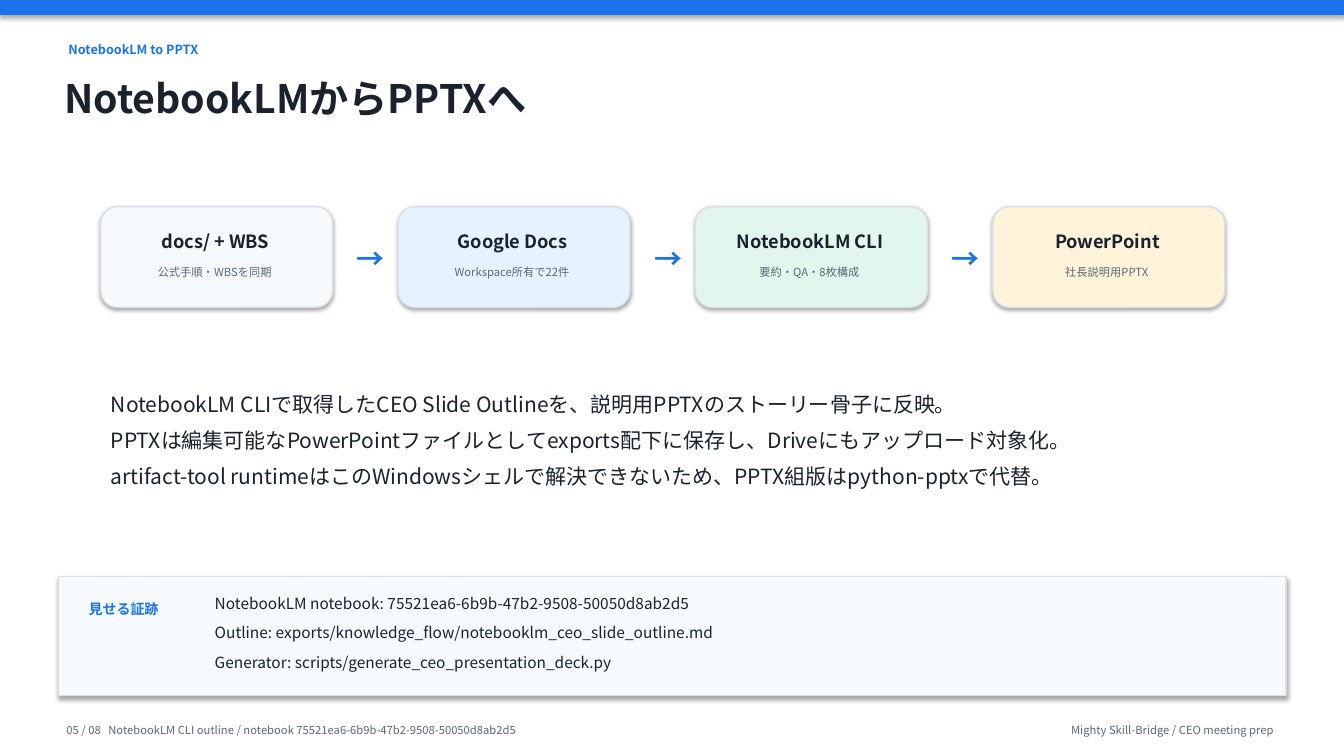
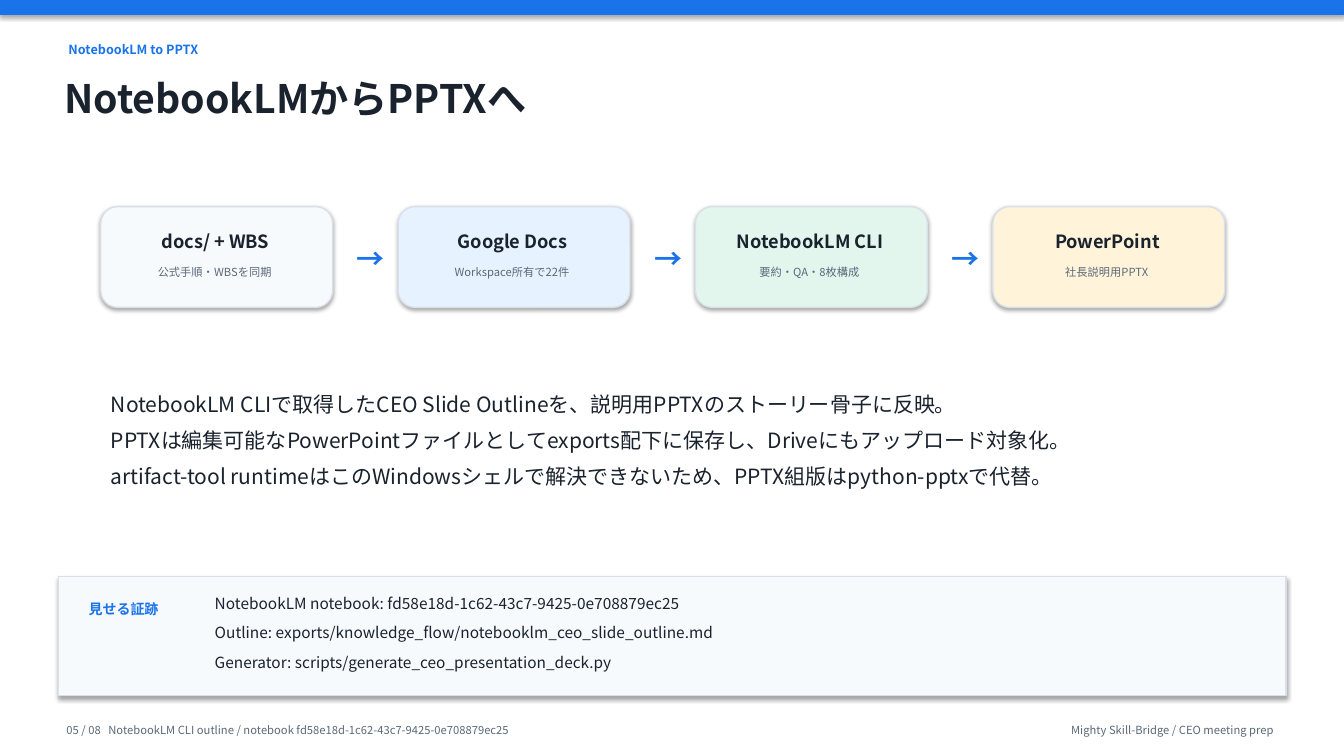
Before and after one commit to kanta13jp1/mighty-link-ai-connect, a slide deck: slide 5 of exports/knowledge_flow/mighty_skill_bridge_ceo_presentation_2026-06-02.pptx. Drawn at 1344x756 pixels with LibreOffice and Linux fonts; fonts in the diff are those of the drawing. Boxes give left, top, right and bottom in pixels: in the first picture for what was removed or moved away, otherwise in the second. Text is boxed around its words. In the diff, an @@ line names an element or a change of style, - is before the commit and + after.

```diff
--- a/exports/knowledge_flow/mighty_skill_bridge_ceo_presentation_2026-06-02.pptx
+++ b/exports/knowledge_flow/mighty_skill_bridge_ceo_presentation_2026-06-02.pptx
@@ text at (215, 596, 679, 609): text changed @@
-NotebookLM notebook: 75521ea6-6b9b-47b2-9508-50050d8ab2d5
+NotebookLM notebook: fd58e18d-1c62-43c7-9425-0e708879ec25
@@ text at (66, 725, 508, 734): text changed @@
-05 / 08 NotebookLM CLI outline / notebook 75521ea6-6b9b-47b2-9508-50050d8ab2d5
+05 / 08 NotebookLM CLI outline / notebook fd58e18d-1c62-43c7-9425-0e708879ec25
```
Also in this commit, not shown: 7 other slides changed, 29 other files.
